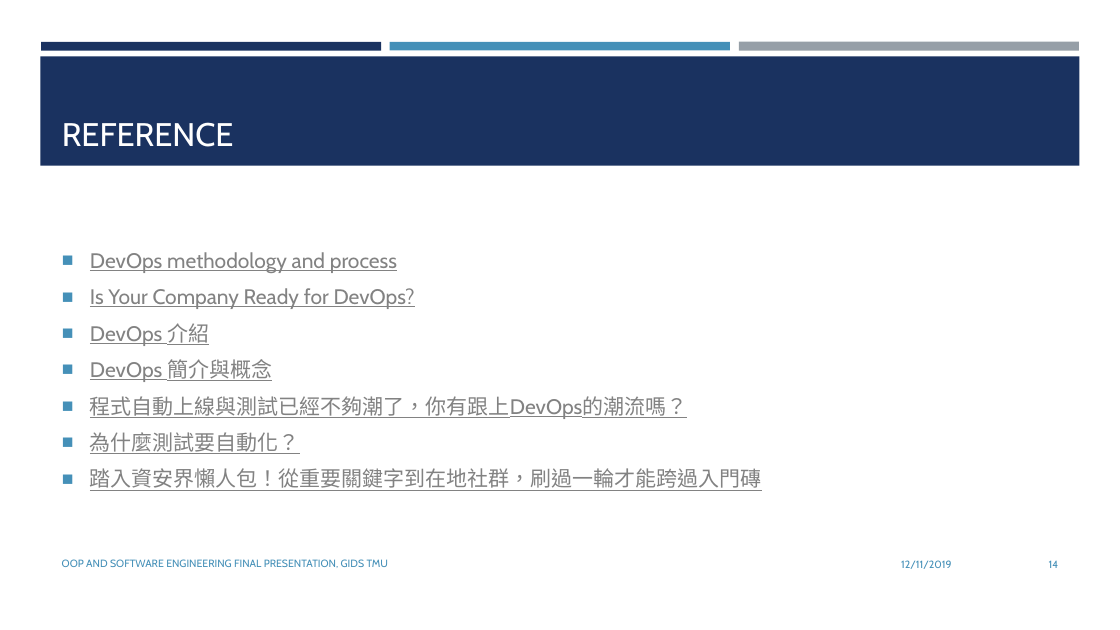
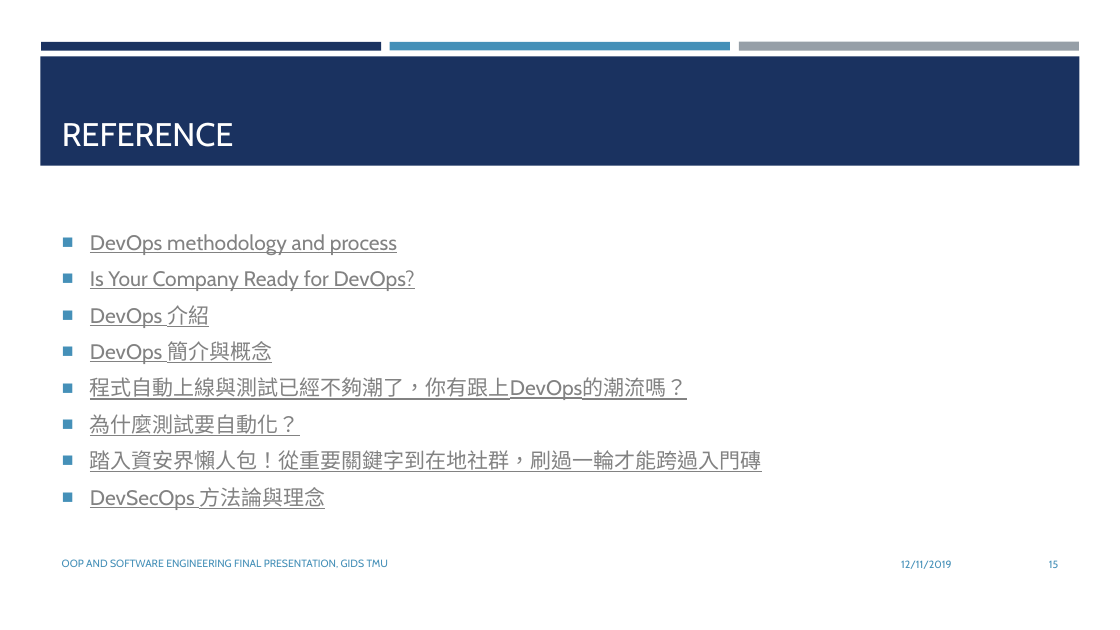
Before and after one commit to Weber12321/TMU-GIDS, a slide deck: slide 15 of 物件導向程式設計/Marry Devops and cybersecurity.pptx (slide 14 before the commit). Drawn at 1120x630 pixels with LibreOffice and Linux fonts; fonts in the diff are those of the drawing. Boxes give left, top, right and bottom in pixels: in the first picture for what was removed or moved away, otherwise in the second. Text is boxed around its words. In the diff, an @@ line names an element or a change of style, - is before the commit and + after.

```diff
--- a/物件導向程式設計/Marry Devops and cybersecurity.pptx
+++ b/物件導向程式設計/Marry Devops and cybersecurity.pptx
@@ text at <box>90,487,325,510</box>: paragraph added @@
+■ DevSecOps 方法論與理念
@@ page number at <box>1049,560,1058,568</box>: text changed @@
-14
+15
```
Also in this commit, not shown: 6 other slides changed, 2 slides added, 1 slide removed, 19 other files.
